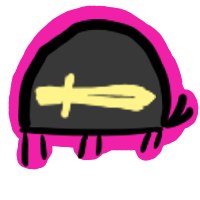
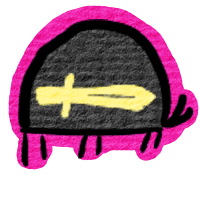
Revision of a layered 200x200 image; what changed, layer by layer:
added layer "Paint Layer 8" (soft light) above "Paint Layer 2" over box(8, 5, 199, 170)
painted on "Paint Layer 2" over box(8, 5, 199, 170)
painted on "Paint Layer 1" over box(8, 5, 199, 170)
